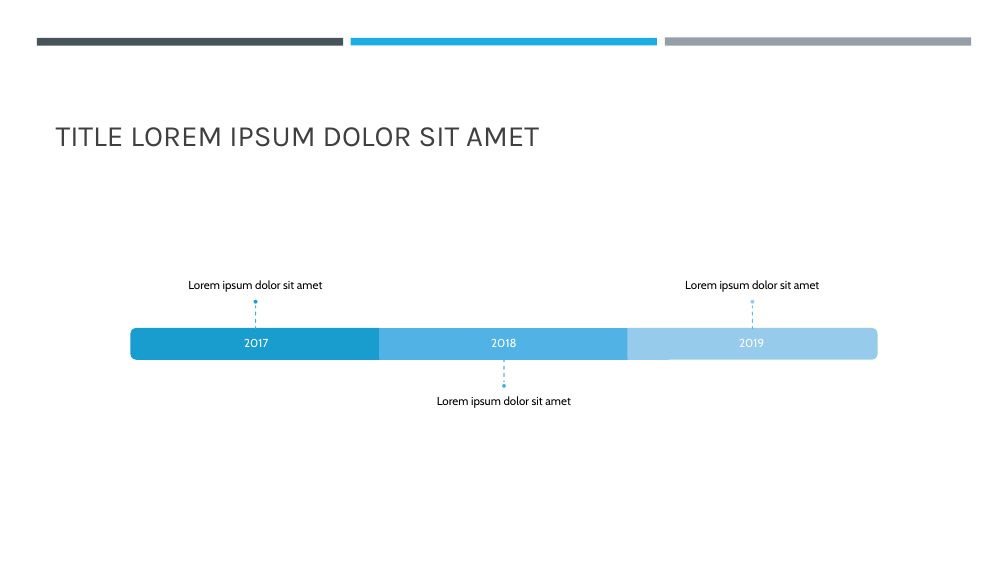
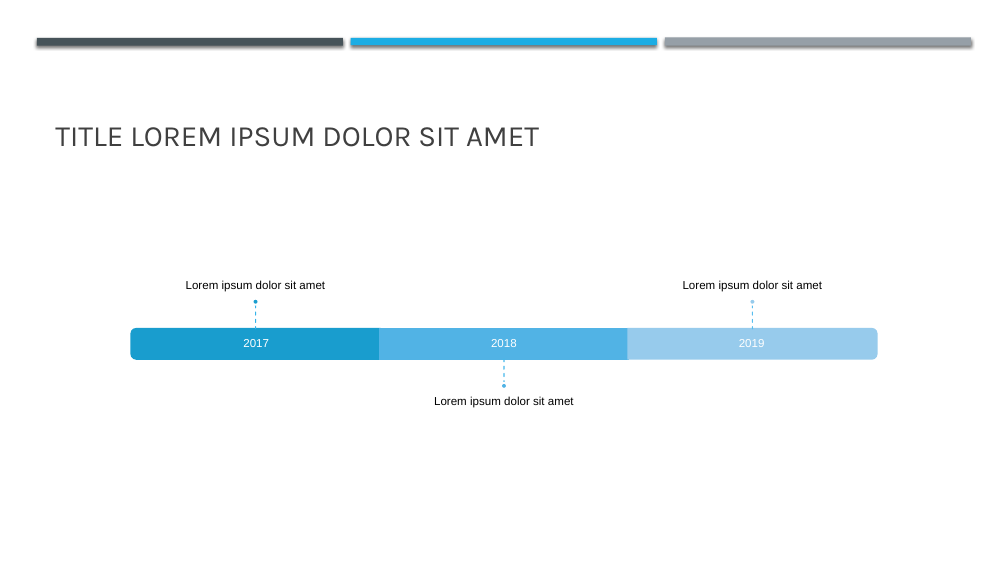
Before and after one commit to BrunoSantosPK/case-client-behavior, a slide deck: slide 6 of data/analise.pptx (slide 3 before the commit). Drawn at 1008x567 pixels with LibreOffice and Linux fonts; fonts in the diff are those of the drawing. Boxes give left, top, right and bottom in pixels: in the first picture for what was removed or moved away, otherwise in the second. Text is boxed around its words. In the diff, an @@ line names an element or a change of style, - is before the commit and + after.

```diff
--- a/data/analise.pptx
+++ b/data/analise.pptx
@@ shadow on in 3 elements at bbox=[37, 38, 343, 45], bbox=[665, 38, 971, 46], bbox=[351, 38, 657, 45] @@
@@ font Cabin to Arial in 6 elements at bbox=[243, 339, 269, 347], bbox=[186, 280, 325, 292], bbox=[491, 339, 517, 347], bbox=[434, 396, 574, 408], bbox=[739, 339, 765, 347], bbox=[683, 280, 822, 292] @@
```
Also in this commit, not shown: 5 slides added, 2 slides removed, 2 other files.
